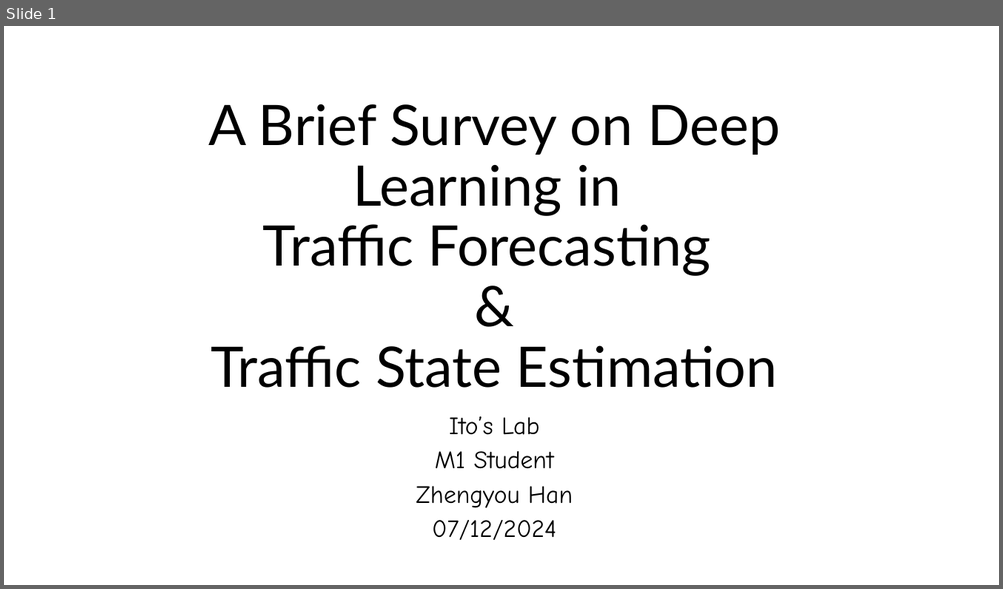
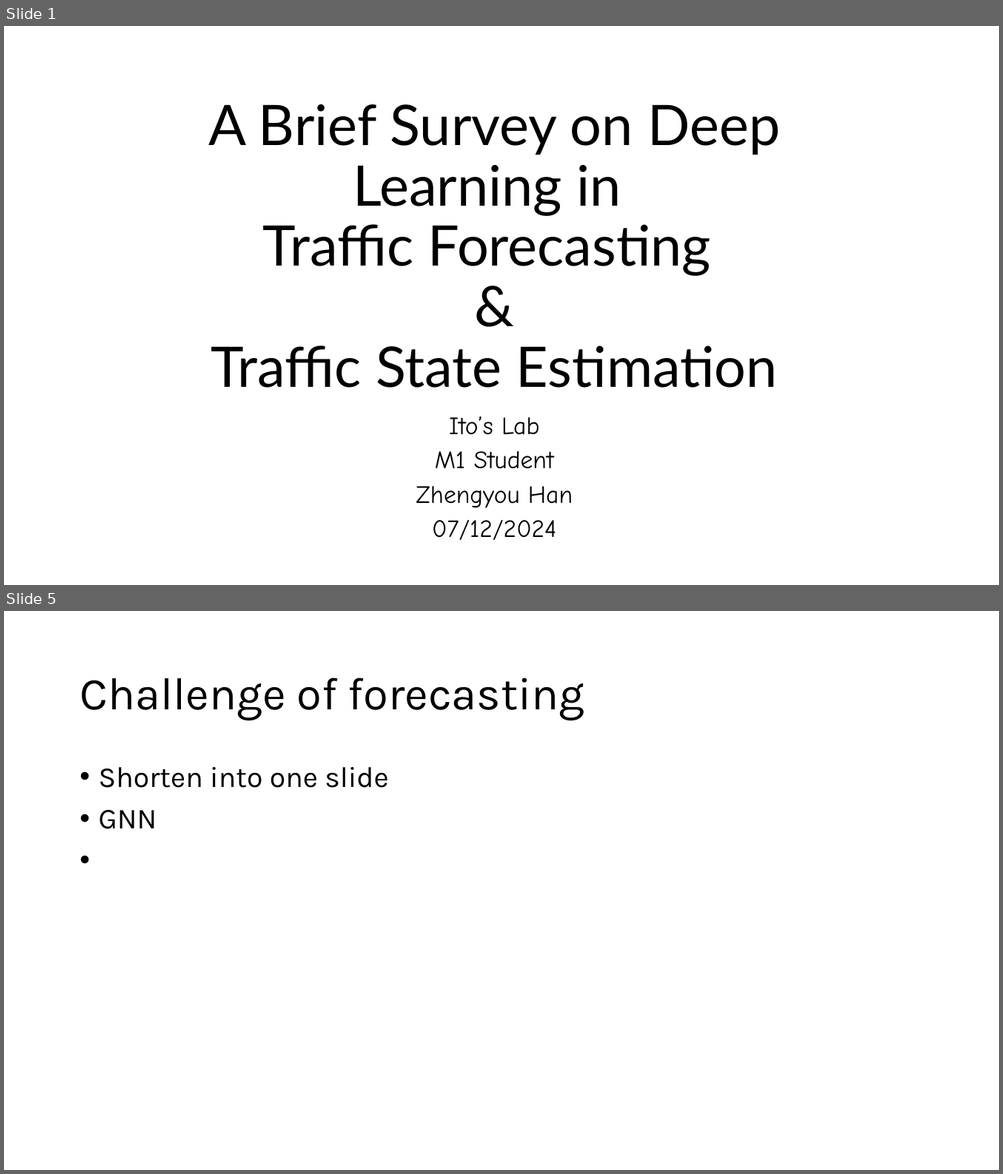
Before and after one commit to zhengyouhan/TransInfos24, a slide deck: Rinko_Drafts/A Brief Survey on Deep Learning in.pptx. Shown one above the other, each under a label of ours: slide 1 before the commit, slides 1 and 5 after it; the slides between them are not shown. The pictures are 1003x589 and 1003x1174 pixels, drawn with LibreOffice and Linux fonts; fonts in the diff are those of the drawing. Boxes give left, top, right and bottom in pixels: in the first picture for what was removed or moved away, otherwise in the second. Text is boxed around its words. In the diff, an @@ line names an element or a change of style, - is before the commit and + after.

```diff
--- a/Rinko_Drafts/A Brief Survey on Deep Learning in.pptx
+++ b/Rinko_Drafts/A Brief Survey on Deep Learning in.pptx
@@ slide 5 added at (4, 611, 999, 1170), background #FFFFFF @@
@@ title added at (79, 678, 585, 721), 44 pt, text #000000 @@
+Challenge of forecasting
@@ text added at (99, 767, 388, 829), 28 pt, text #000000 @@
+• Shorten into one slide
+• GNN
```
Also in this commit, not shown: 3 slides changed, 6 other slides added, 2 slides removed, 1 other file.
